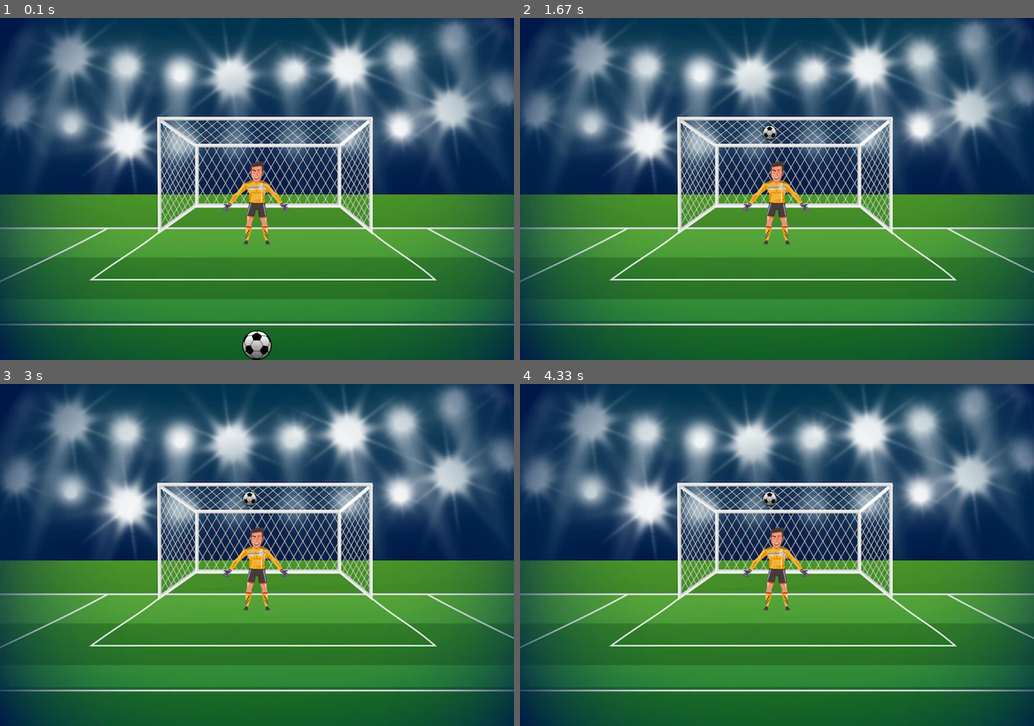
Above: before the commit, frames 1-4 (two rows, left to right).
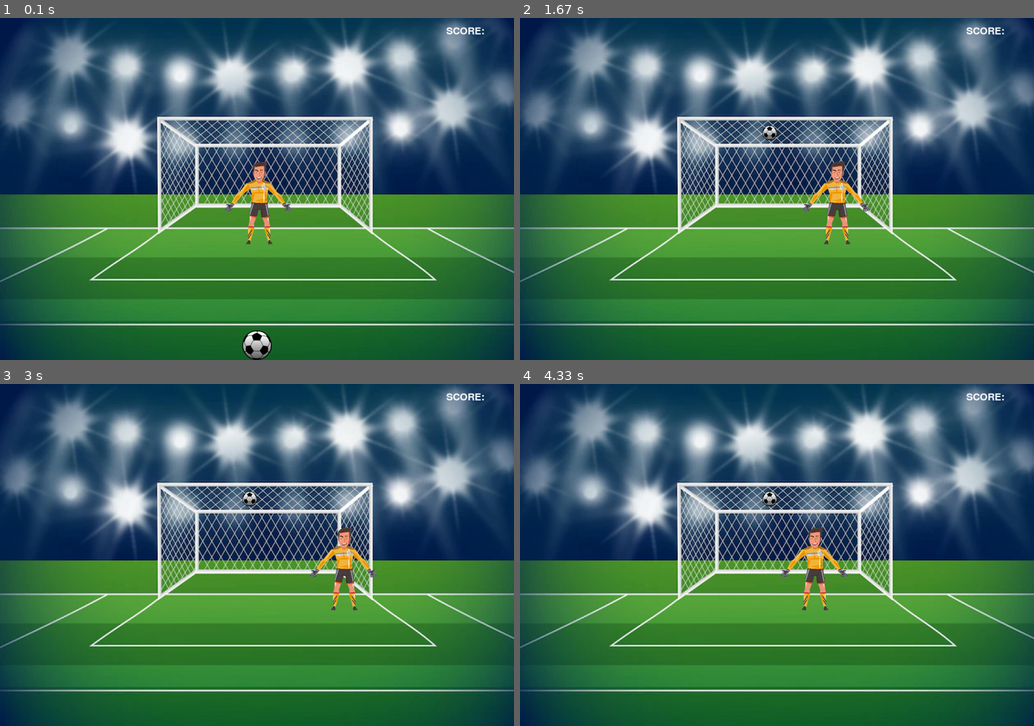
Above: after the commit, the same moments.

Repository: dimon-ton/pygame_course
Game: pygame game, started from football_game/main.py
Two runs of this game, one before a commit and one after it. Both use one fixed random seed, a clock stepped at 60 frames per second and the inputs below.
Inputs:
- Up to frame 1 (0.1 s): no input
- Up to frame 2 (1.67 s): tap Space at 0.33 s
- Up to frame 3 (3 s): no input
- Up to frame 4 (4.33 s): no input

The runs differ from the first frame. In frame 1, 0.9% of the frame differs, in the area x 43-95%, y 2-67%; in frame 2, 1.8%; in frame 3, 1.8%; in frame 4, 1.7%.

Commit message:
add score label at the top-right corner and add animation to goal keeper

Diff:
--- a/football_game/charecter.py
+++ b/football_game/charecter.py
@@ -78,3 +78,40 @@
         # self.rect.center = (WIDTH / 2, HEIGHT)
         self.rect.x = (WIDTH / 2) - (self.image.get_width() / 2)
         self.rect.y = (HEIGHT / 2) - 77
+
+        self.move_right = True
+
+    def update(self):
+
+
+        if self.move_right:
+            self.rect.x += 3
+        else:
+            self.rect.x -= 3
+
+        if self.rect.x > 750:
+            self.move_right = False
+        elif self.rect.x < 320:
+            self.move_right = True
+
+        print('self.rect.x: ', self.rect.x)
+
+
+
+
+
+
+
+
+
+class ScoreLabel:
+
+    def __init__(self, screen, text, fontSize):
+        pygame.init()
+        self.screen = screen
+        self.text = text
+        self.font = pygame.font.Font(None, fontSize)
+
+    def draw_text(self, x, y, color=(255, 255, 255)):
+        text_surface = self.font.render(self.text, True, color)
+        self.screen.blit(text_surface, (x, y))
--- a/football_game/main.py
+++ b/football_game/main.py
@@ -73,6 +73,11 @@
 
     all_sprites.draw(screen)
 
+    # draw score text on screen
+    score = ScoreLabel(screen, 'SCORE: ', 36)
+    score.draw_text(WIDTH - 165, 20)
+
+
     pygame.display.flip()
 
 pygame.quit()
